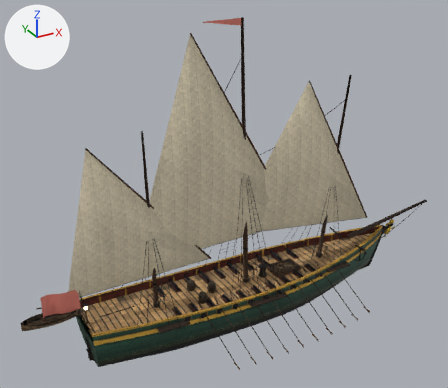
An edit to the glTF model public/models/ships/xebec.glb, drawn before and after from the same camera.
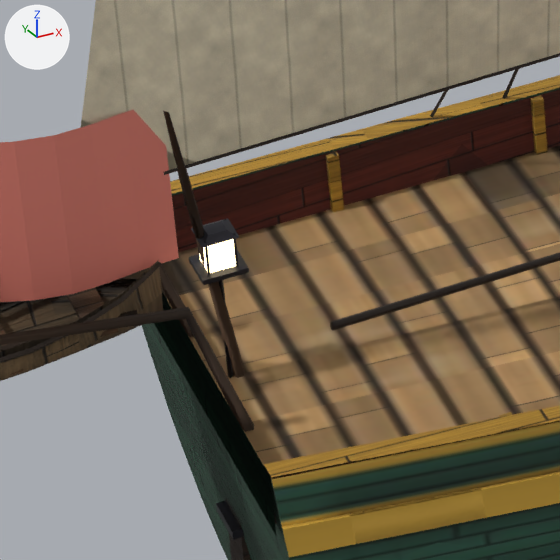
The first picture shows the older version from a 50 mm camera at (-25.9, -42.8, 32.6) aimed at (-1.8, 1.0, 10.7). The close-ups show the older and then the newer version on the part from 13% to 29% of the width and 71% to 89% of the height of that picture. Only the edits that show in the close-ups are written down. Arrows for +X, +Y and +Z are at upper left; the lights stay in place. Where no turn or scale is listed for an object, it has been applied to the vertices. Vertices at exactly the same position are counted once.

Objects in the first close-up: 'LOD0_Body', 'LOD0_Flag', 'LOD0_Glass', 'LOD0_Wood', 'LOD0_m2_AftSail', 'LOD0_m2_AftYards', 'LOD1_Body', 'LOD1_Wood', 'LOD1_m2_AftSail', 'LOD2_Body', 'LOD2_Wood'.
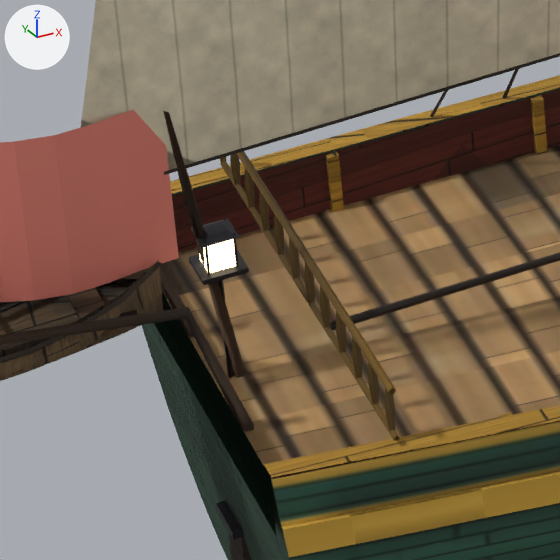
Where the change shows, as pixel boxes (x1, y1, x2, y2) in the close-ups (560 x 560 px):
```json
{"part": 1, "of": "me_lod0_wood", "change": "added", "after": [220, 151, 400, 441]}
```

Edits to the scene script, one JSON object a line:
```json
{"block": "me_lod0_wood", "where": "# used by ob_lod0_wood; location = (0.0, 0.0, 0.0)"}
{"op": "remove", "block": "me_lod0_wood", "code": "me_lod0_wood.from_pydata(...)  # 4089 vertices, 6074 faces; spans x -20.3..22.4, y -8.1..8.1, z -2.2..25.8"}
{"op": "add", "block": "me_lod0_wood", "code": "me_lod0_wood.from_pydata(...)  # 4552 vertices, 6738 faces; spans x -20.3..22.4, y -8.1..8.1, z -2.2..25.8"}
{"block": "me_lod0_wood", "change": "me_lod0_wood part 1: 167 vertices added at x -14.4..-14.3, y -2.8..2.9, z 3.0..3.6"}
{"block": "me_lod0_wood", "change": "other edits to the shape of me_lod0_wood do not show in these pictures"}
```
